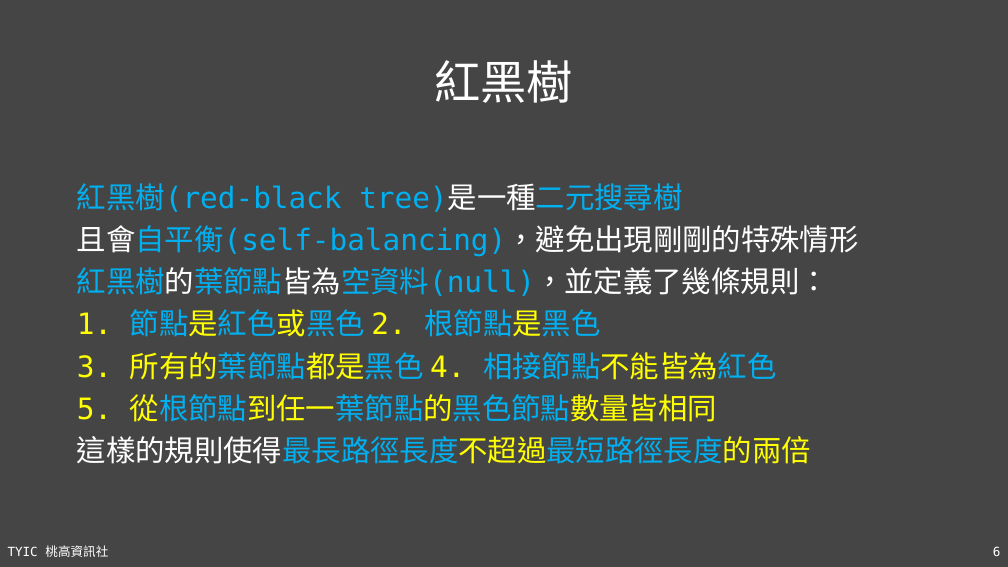
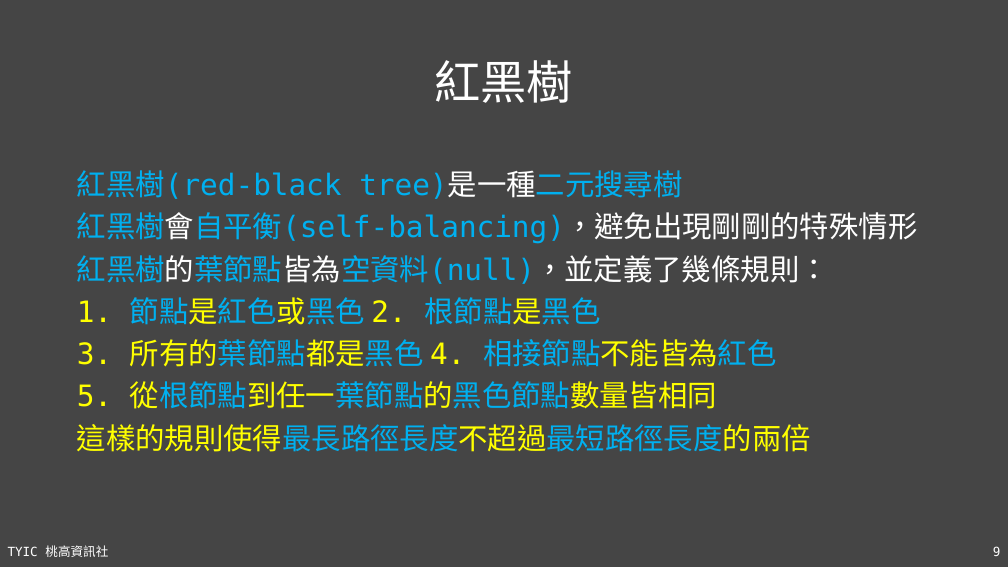
Before and after one commit to TYSHIC/slides, a slide deck: slide 9 of ppt/99_補充：資料結構與演算法.pptx (slide 6 before the commit). Drawn at 1008x567 pixels with LibreOffice and Linux fonts; fonts in the diff are those of the drawing. Boxes give left, top, right and bottom in pixels: in the first picture for what was removed or moved away, otherwise in the second. Text is boxed around its words. In the diff, an @@ line names an element or a change of style, - is before the commit and + after.

```diff
--- a/ppt/99_補充：資料結構與演算法.pptx
+++ b/ppt/99_補充：資料結構與演算法.pptx
@@ text "紅黑樹(red-black tree)是一種二元搜尋樹": place and size @@
-text "紅黑樹(red-black tree)是一種二元搜尋樹" at (77,183,859,464)
+text "紅黑樹(red-black tree)是一種二元搜尋樹" at (77,170,918,452)
@@ text at (77,212,918,244): text changed @@
-且會自平衡(self-balancing)，避免出現剛剛的特殊情形
+紅黑樹會自平衡(self-balancing)，避免出現剛剛的特殊情形
@@ text at (77,424,811,452): text colour #FFFFFF to #FFFF00 in "這樣的規則使得最長路徑長度不超過最短路徑長度的兩倍" @@
@@ page number at (993,546,1001,556): text changed @@
-6
+9
```
Also in this commit, not shown: 2 other slides changed, 3 slides added, 7 other files.
